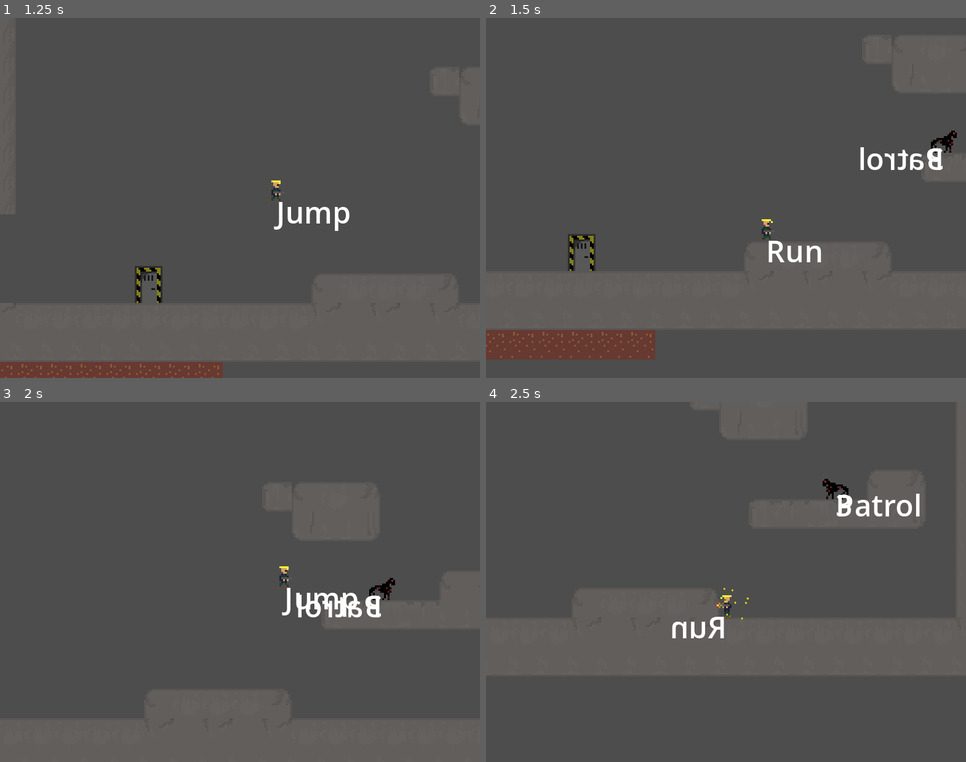
Above: before the commit, frames 1-4 (two rows, left to right).
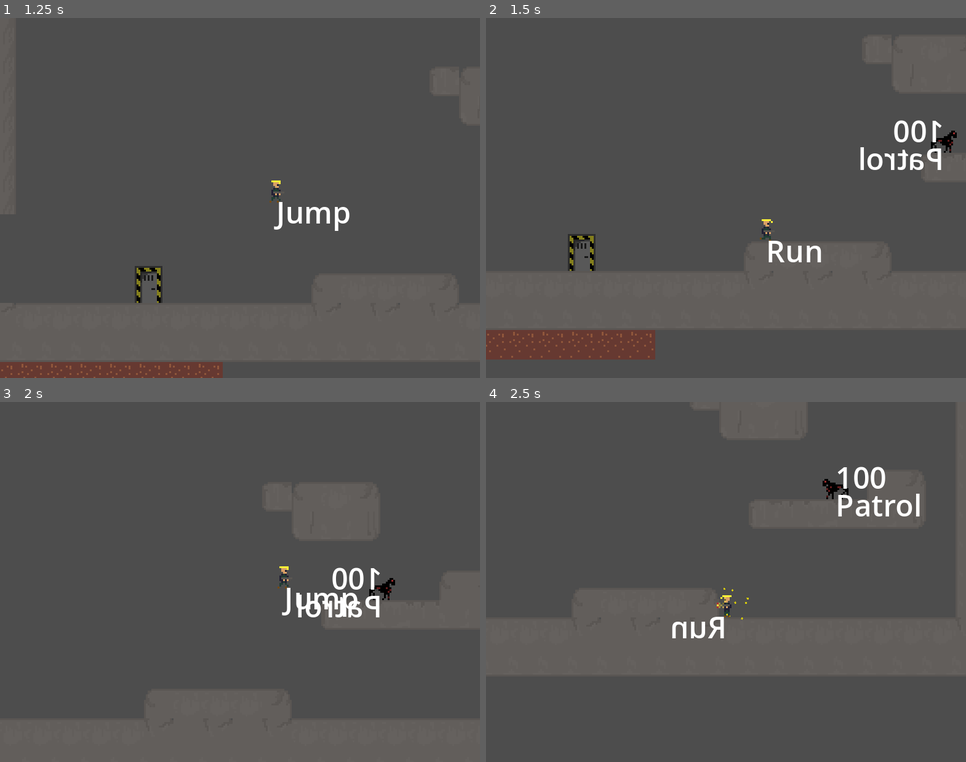
Above: after the commit, the same moments.

Repository: raczynskid/PixelSoldier
Game: Godot game, scene res://scenes/App.tscn
Same seed, same stepped clock (60 frames per second), same inputs: the game is played once before the commit and once after it.
Inputs:
- Up to frame 1 (1.25 s): hold Right (ui_right) from 0.53 s (still down); hold Ctrl (shoot) from 0.53 s (still down); tap Space (jump) at 0.77 s
- Up to frame 2 (1.5 s): keep holding Right (ui_right); release Ctrl (shoot) at 1.28 s; tap Ctrl (shoot) at 1.35 s
- Up to frame 3 (2 s): keep holding Right (ui_right); tap Space (jump) at 1.52 s
- Up to frame 4 (2.5 s): release Right (ui_right) at 2.03 s; hold Left (ui_left) from 2.03 s (still down); hold Ctrl (shoot) from 2.03 s (still down)

Frame 1 is identical in both runs. In frame 2, 0.3% of the frame differs, in the area x 85-96%, y 28-43%; in frame 3, 0.3%; in frame 4, 0.3%.

Commit message:
damage to enemy system and enemy death state

Diff:
--- a/scenes/MeleeEnemy.tscn
+++ b/scenes/MeleeEnemy.tscn
@@ -122,7 +122,7 @@
 "duration": 1.0,
 "texture": SubResource("AtlasTexture_s8oag")
 }],
-"loop": true,
+"loop": false,
 "name": &"Die",
 "speed": 5.0
 }, {
@@ -171,12 +171,13 @@
 radius = 7.0
 height = 18.0
 
-[node name="MeleeEnemy" type="CharacterBody2D"]
+[node name="MeleeEnemy" type="CharacterBody2D" groups=["Enemies"]]
 script = ExtResource("1_mx363")
+hp = 100
 
 [node name="AnimatedSprite2D" type="AnimatedSprite2D" parent="."]
 sprite_frames = SubResource("SpriteFrames_phs0b")
-animation = &"Idle"
+animation = &"Die"
 
 [node name="CollisionShape2D" type="CollisionShape2D" parent="."]
 position = Vector2(1, 6)
@@ -217,9 +218,10 @@
 script = ExtResource("5_x8alu")
 animation_name = "Idle"
 
-[node name="Attack" type="Node" parent="StateMachine" node_paths=PackedStringArray("chase_state")]
+[node name="Attack" type="Node" parent="StateMachine" node_paths=PackedStringArray("chase_state", "die_state")]
 script = ExtResource("6_gwqg3")
 chase_state = NodePath("../Chase")
+die_state = NodePath("../Die")
 animation_name = "Attack"
 
 [node name="Patrol" type="Node" parent="StateMachine" node_paths=PackedStringArray("idle_state", "chase_state")]
@@ -230,11 +232,12 @@
 animation_name = "Walk"
 move_speed = 100.0
 
-[node name="Chase" type="Node" parent="StateMachine" node_paths=PackedStringArray("idle_state", "attack_state", "patrol_state")]
+[node name="Chase" type="Node" parent="StateMachine" node_paths=PackedStringArray("idle_state", "attack_state", "patrol_state", "die_state")]
 script = ExtResource("8_frwah")
 idle_state = NodePath("../Idle")
 attack_state = NodePath("../Attack")
 patrol_state = NodePath("../Patrol")
+die_state = NodePath("../Die")
 chase_speed = 60
 animation_name = "Run"
 
@@ -243,7 +246,8 @@
 offset_bottom = 23.0
 
 [node name="Debug2" type="Label" parent="."]
+offset_top = -15.0
 offset_right = 40.0
-offset_bottom = 23.0
+offset_bottom = 8.0
 
 [connection signal="animation_finished" from="AnimatedSprite2D" to="StateMachine/Attack" method="_on_animated_sprite_2d_animation_finished"]
--- a/scripts/EnemyAttack.gd
+++ b/scripts/EnemyAttack.gd
@@ -2,8 +2,13 @@
 
 @export
 var chase_state : State
+@export
+var die_state : State
 
 func process_physics(delta: float) -> State:
+	if parent.hp <= 0:
+		return die_state
+
 	if is_done:
 		return chase_state
 	return null
--- a/scripts/EnemyChase.gd
+++ b/scripts/EnemyChase.gd
@@ -6,6 +6,8 @@
 var attack_state : State
 @export
 var patrol_state : State
+@export
+var die_state : State
 @export
 var chase_speed : int = 200
 
@@ -34,7 +36,12 @@
 	return
 
 func process_physics(delta: float) -> State:
+
+	if parent.hp <= 0:
+		return die_state
+
 	# when ticker elapses, return to patrol state
+
 	if timer > 0:
 		timer -= delta
 	else:
--- a/scripts/EnemyDie.gd
+++ b/scripts/EnemyDie.gd
@@ -1 +1,12 @@
 extends State
+
+func enter() -> void:
+	super()
+	parent.hitbox.disabled = true
+	parent.collisions.disabled = true
+	parent.gravity = 0
+
+func process_physics(_delta) -> State:
+	if parent.velocity.x:
+		parent.velocity.x = lerp(parent.velocity.x, 0.0, 2 * _delta)
+	return null
--- a/scripts/MeleeEnemy.gd
+++ b/scripts/MeleeEnemy.gd
@@ -15,6 +15,10 @@
 var raycast_attack = $AttackRaycast
 @onready
 var raycast_ground = $GroundRaycast
+@onready
+var hitbox = $Hitbox/CollisionShape2D
+@onready
+var collisions = $CollisionShape2D
 
 @onready
 var player_target = get_tree().get_nodes_in_group("Player")[0]
--- a/scripts/PlayerShoot.gd
+++ b/scripts/PlayerShoot.gd
@@ -7,6 +7,9 @@
 	parent.animations.play("Shoot" + called_from_node)
 	if parent.raycast_shoot.is_colliding():
 		spawn_particles()
+		var target = parent.raycast_shoot.get_collider().get_owner()
+		if target.is_in_group("Enemies"):
+			target.hp -= 1
 
 func spawn_particles() -> void:
 	var collider = parent.raycast_shoot.get_collider()
